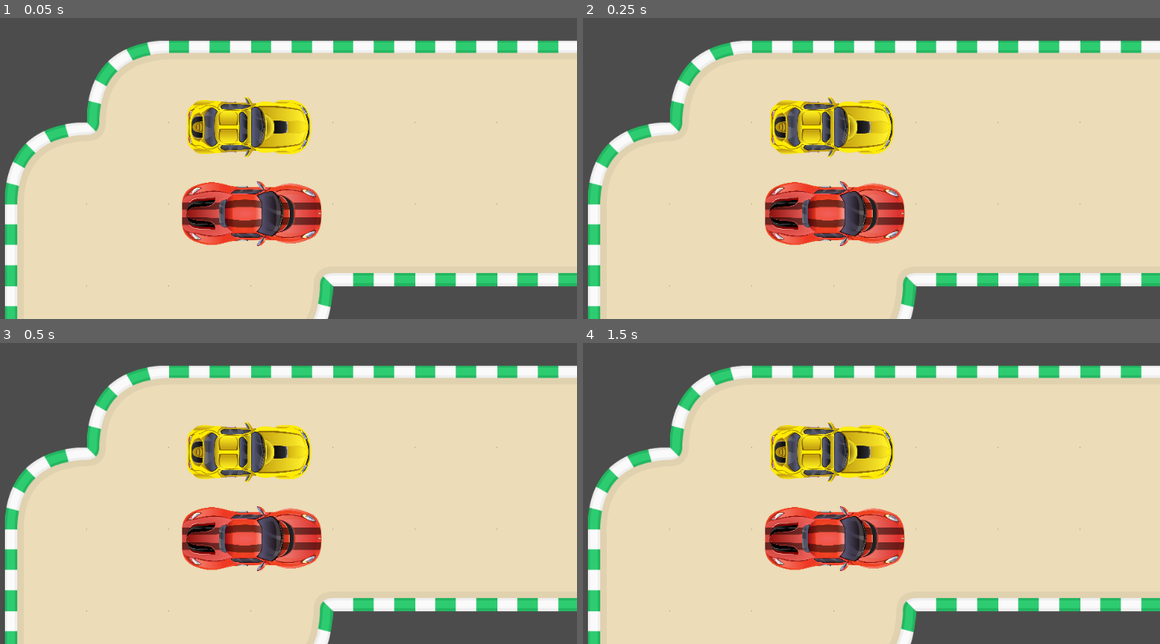
Above: before the commit, frames 1-4 (two rows, left to right).
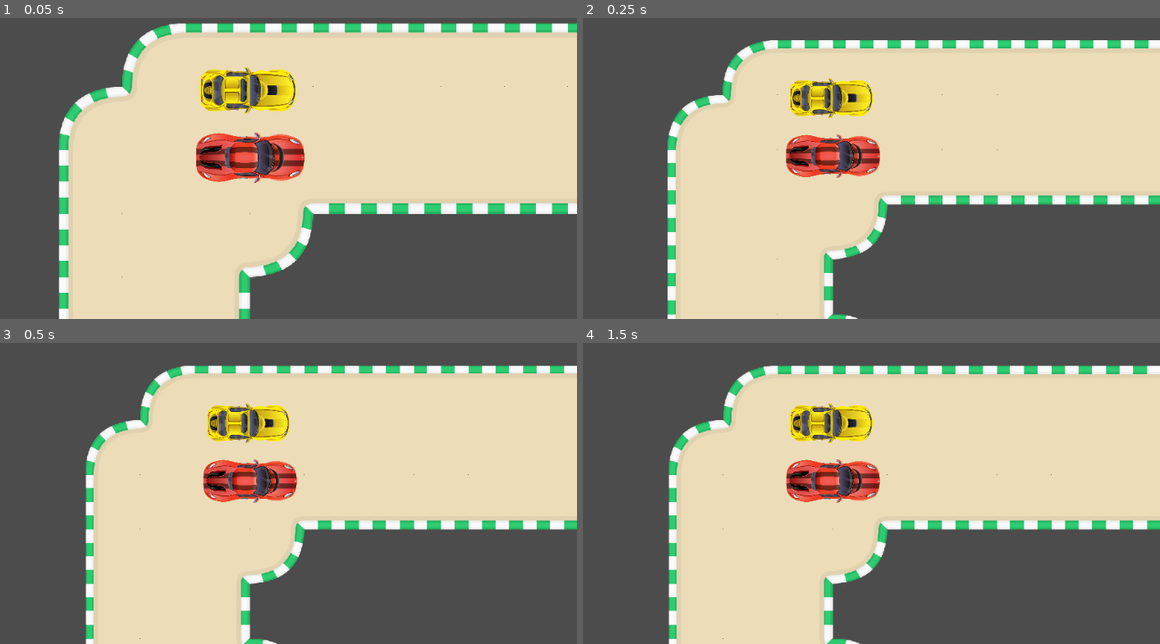
Above: after the commit, the same moments.

Repository: chaubold/simpleminiracer
Game: Godot game, scene res://map.tscn
Two runs of this game, one before a commit and one after it. Both use one fixed random seed, a clock stepped at 60 frames per second and the inputs below.
Inputs:
- Up to frame 1 (0.05 s): no input
- Up to frame 2 (0.25 s): no input
- Up to frame 3 (0.5 s): no input
- Up to frame 4 (1.5 s): tap Enter at 1.25 s

The runs differ from the first frame. In frame 1, 42% of the frame differs, in the area x 0-100%, y 1-100%; in frame 2, 41%; in frame 3, 41%; in frame 4, 41%.

Commit message:
Add multi-target camera

Diff:
--- /dev/null
+++ b/MultiTargetCamera.gd
@@ -0,0 +1,49 @@
+# taken from https://kidscancode.org/godot_recipes/2d/multi_target_camera/
+
+extends Camera2D
+
+export var move_speed = 0.5  # camera position lerp speed
+
+export var zoom_speed = 0.25  # camera zoom lerp speed
+
+export var min_zoom = 1.5  # camera won't zoom closer than this
+
+export var max_zoom = 5  # camera won't zoom farther than this
+
+export var margin = Vector2(400, 200)  # include some buffer area around targets
+
+
+var targets = []  # Array of targets to be tracked.
+
+onready var screen_size = get_viewport_rect().size
+
+func _process(_delta):
+	if !targets:
+		return
+	# Keep the camera centered between the targets
+
+	var p = Vector2.ZERO
+	for target in targets:
+		p += target.position
+	p /= targets.size()
+	position = lerp(position, p, move_speed)
+	# Find the zoom that will contain all targets
+
+	var r = Rect2(position, Vector2.ONE)
+	for target in targets:
+		r = r.expand(target.position)
+	r = r.grow_individual(margin.x, margin.y, margin.x, margin.y)
+	var z
+	if r.size.x > r.size.y * screen_size.aspect():
+		z = clamp(r.size.x / screen_size.x, min_zoom, max_zoom)
+	else:
+		z = clamp(r.size.y / screen_size.y, min_zoom, max_zoom)
+	zoom = lerp(zoom, Vector2.ONE * z, zoom_speed)
+
+func add_target(t):
+	if not t in targets:
+		targets.append(t)
+
+func remove_target(t):
+	if t in targets:
+		targets.remove(t)
--- /dev/null
+++ b/MultiTargetCamera.tscn
@@ -0,0 +1,7 @@
+[gd_scene load_steps=2 format=2]
+
+[ext_resource path="res://MultiTargetCamera.gd" type="Script" id=1]
+
+[node name="MultiTargetCamera" type="Camera2D"]
+current = true
+script = ExtResource( 1 )
--- a/car.tscn
+++ b/car.tscn
@@ -22,6 +22,3 @@
 scale = Vector2( 0.2, 0.2 )
 frames = ExtResource( 1 )
 animation = "100"
-
-[node name="Camera2D" type="Camera2D" parent="."]
-current = true
--- /dev/null
+++ b/map.gd
@@ -0,0 +1,17 @@
+extends Node2D
+
+
+# Declare member variables here. Examples:
+# var a = 2
+# var b = "text"
+
+
+# Called when the node enters the scene tree for the first time.
+func _ready():
+	var cam = $MultiTargetCamera
+	cam.add_target($Player1)
+	cam.add_target($Player2)
+
+# Called every frame. 'delta' is the elapsed time since the previous frame.
+#func _process(delta):
+#	pass
--- a/map.tscn
+++ b/map.tscn
@@ -1,9 +1,12 @@
-[gd_scene load_steps=3 format=2]
+[gd_scene load_steps=5 format=2]
 
 [ext_resource path="res://car.tscn" type="PackedScene" id=1]
 [ext_resource path="res://road.tres" type="TileSet" id=2]
+[ext_resource path="res://MultiTargetCamera.tscn" type="PackedScene" id=3]
+[ext_resource path="res://map.gd" type="Script" id=4]
 
-[node name="Node2D" type="Node2D"]
+[node name="Map" type="Node2D"]
+script = ExtResource( 4 )
 
 [node name="TileMap" type="TileMap" parent="."]
 position = Vector2( 1, 2 )
@@ -12,9 +15,11 @@
 format = 1
 tile_data = PoolIntArray( -65538, 0, 851973, -65537, 0, 0, -131072, 0, 0, -131071, 0, 0, -131070, 0, 0, -131069, 0, 0,  …(1600 unchanged characters)…
 
-[node name="Player 1" parent="." instance=ExtResource( 1 )]
+[node name="Player1" parent="." instance=ExtResource( 1 )]
 position = Vector2( 0, 16.288 )
 
-[node name="Player 2" parent="." instance=ExtResource( 1 )]
+[node name="Player2" parent="." instance=ExtResource( 1 )]
 position = Vector2( -2.87436, -118.807 )
 player_id = 2
+
+[node name="MultiTargetCamera" parent="." instance=ExtResource( 3 )]
